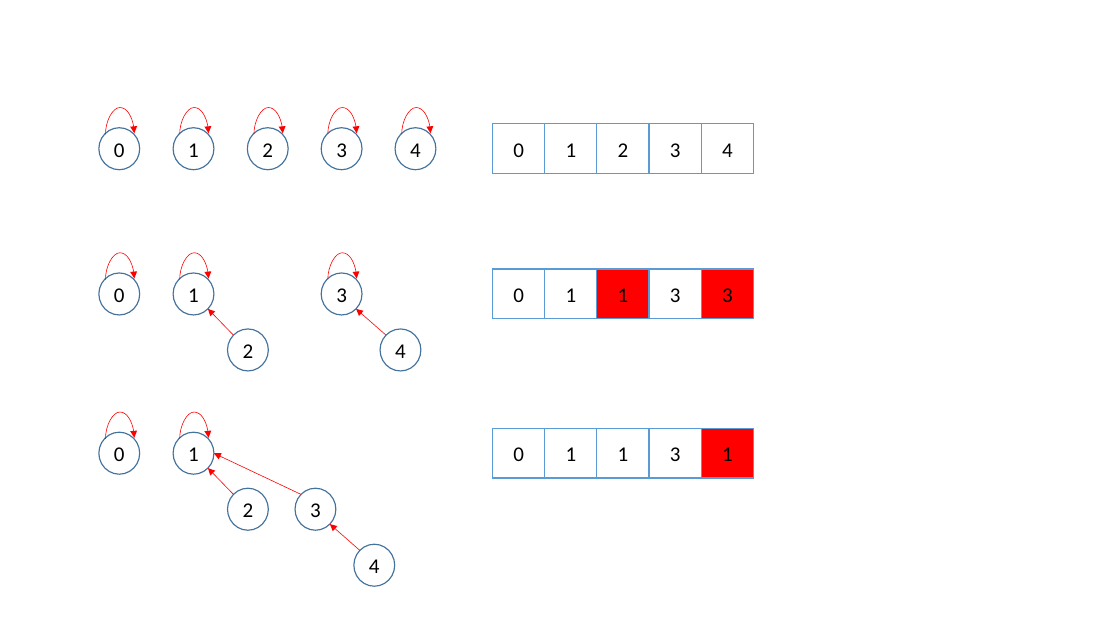
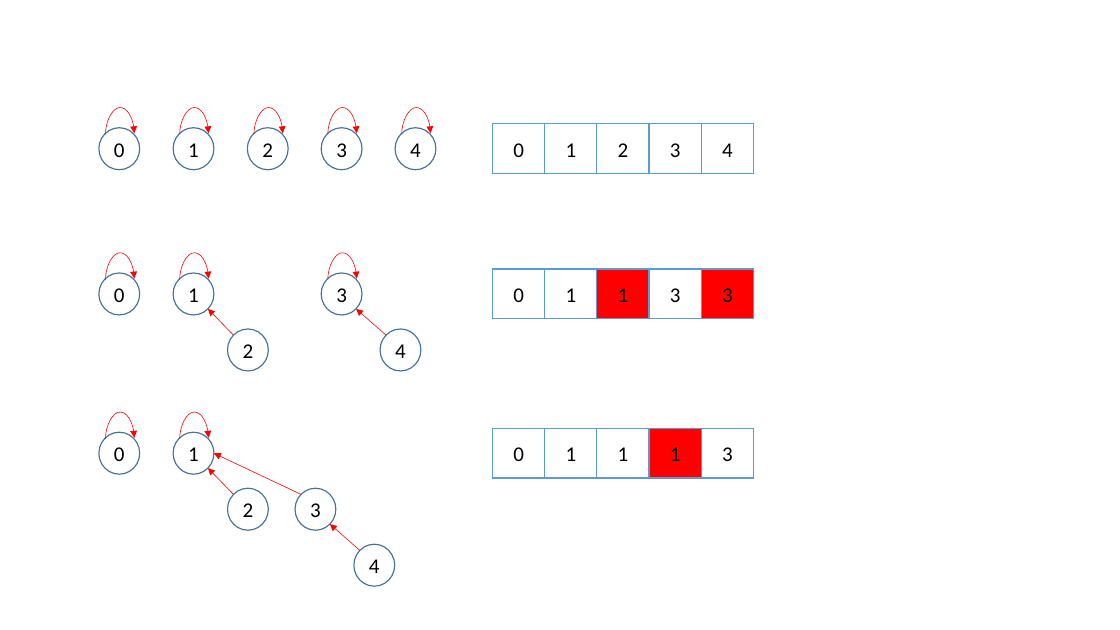
Before and after one commit to Waynefn/cpp_ds_algo, a slide deck: slide 83 of ppt.pptx (slide 82 before the commit). Drawn at 1120x630 pixels with LibreOffice and Linux fonts; fonts in the diff are those of the drawing. Boxes give left, top, right and bottom in pixels: in the first picture for what was removed or moved away, otherwise in the second. Text is boxed around its words. In the diff, an @@ line names an element or a change of style, - is before the commit and + after.

```diff
--- a/ppt.pptx
+++ b/ppt.pptx
@@ rectangle "1": place and size @@
-rectangle "1" at box(702, 429, 754, 478)
+rectangle "1" at box(649, 429, 702, 478)
@@ rectangle "3": place and size @@
-rectangle "3" at box(649, 429, 702, 478)
+rectangle "3" at box(702, 429, 754, 478)
@@ rectangle "3" at box(702, 429, 754, 478): fill #FFFFFF to none @@
```
Also in this commit, not shown: 1 slide added, 4 other files.
